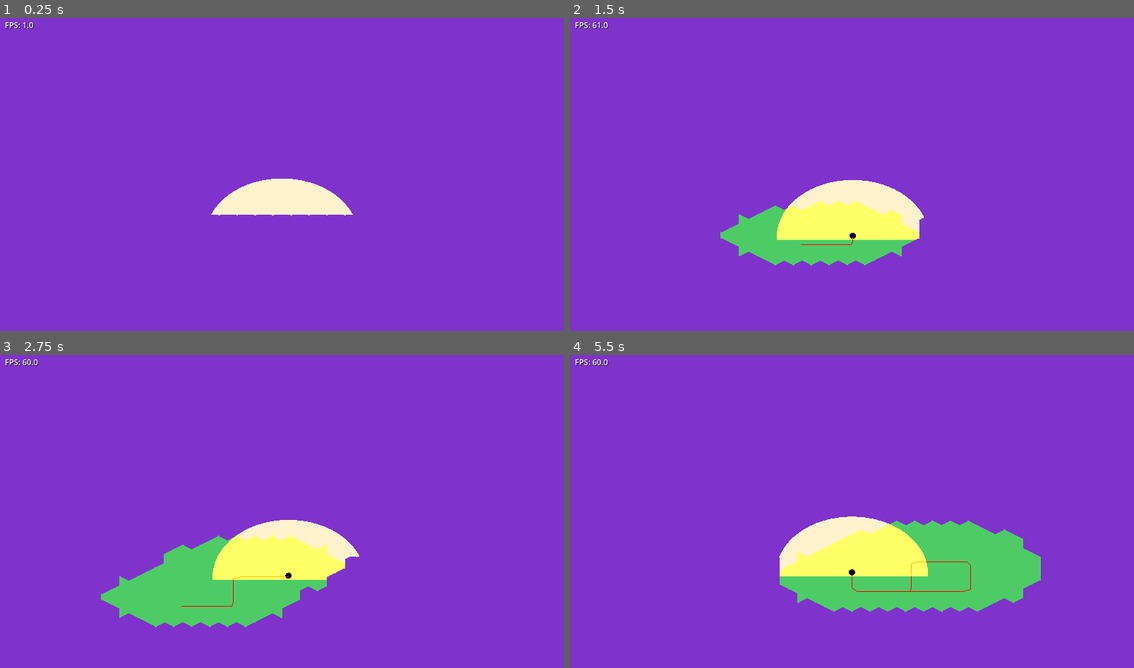
Above: before the commit, frames 1-4 (two rows, left to right).
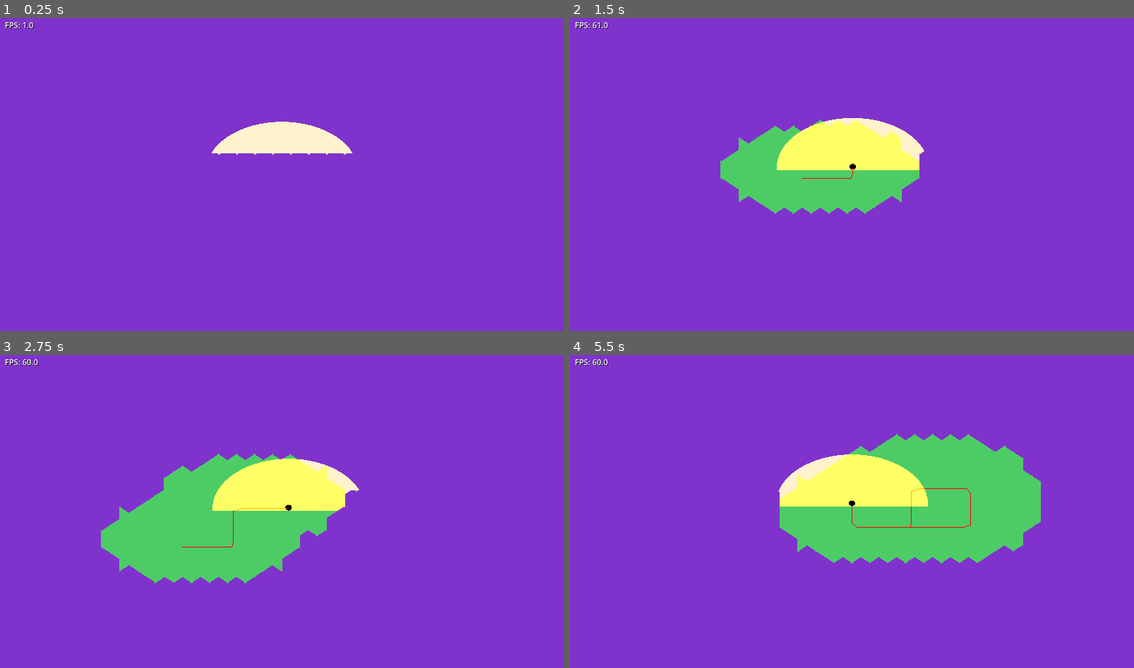
Above: after the commit, the same moments.

Repository: emersonh16/dastardlyfuck
Game: Godot game, scene res://scenes/test/test_miasma.tscn
The game is run twice, just before and just after one commit, with the same random seed, the same clock (stepped at 60 frames per second) and the same inputs.
Inputs:
- Up to frame 1 (0.25 s): no input
- Up to frame 2 (1.5 s): hold Right (ui_right) 0.53-1.28 s; hold Down (ui_down) from 1.28 s (still down)
- Up to frame 3 (2.75 s): release Down (ui_down) at 2.03 s; hold Right (ui_right) from 2.03 s (still down)
- Up to frame 4 (5.5 s): release Right (ui_right) at 2.78 s; hold Up (ui_up) 2.78-3.53 s; hold Left (ui_left) 3.53-5.03 s; hold Down (ui_down) from 5.03 s (still down)

The runs differ from the first frame. In frame 1, 4.0% of the frame differs, in the area x 37-63%, y 33-64%; in frame 2, 14%; in frame 3, 17%; in frame 4, 21%, in the area x 36-84%, y 25-83%.

Commit message:
we building. working beautifully. player centered no miasma camera jitter

Diff:
--- a/scripts/camera/camera_follower.gd
+++ b/scripts/camera/camera_follower.gd
@@ -9,6 +9,10 @@
 # Isometric angles
 var elevation: float = deg_to_rad(30.0)  # How high up
 var azimuth: float = deg_to_rad(45.0)    # Rotation around Y axis
+
+# Store the correct rotation once calculated
+var fixed_rotation_set: bool = false
+var fixed_rotation_value: Vector3 = Vector3.ZERO
 
 func _ready():
 	# Set up orthographic projection
@@ -55,14 +59,13 @@
 	# Smooth interpolation for position (but keep camera angle fixed)
 	position = position.lerp(desired_pos, 10.0 * delta)
 
-	# FIXED: Use look_at() to point at target, then lock rotation
+	# FIXED: Use look_at() to center on target, then lock rotation to prevent drift
 	look_at(target_pos, Vector3.UP)
 
-	# Immediately lock rotation to prevent drift
-	# Calculate fixed rotation from isometric angles
-	# The camera should always have the same rotation regardless of position
-	var fixed_rotation_y = azimuth  # 45 degrees around Y
-	var fixed_rotation_x = -elevation  # -30 degrees around X (negative because we're looking down)
+	# Store the correct rotation the first time (when camera is properly positioned)
+	if not fixed_rotation_set:
+		fixed_rotation_value = rotation
+		fixed_rotation_set = true
 
-	# Set fixed rotation (this prevents drift while maintaining correct orientation)
-	rotation = Vector3(fixed_rotation_x, fixed_rotation_y, 0.0)
+	# Always use the stored fixed rotation (prevents drift while maintaining centering)
+	rotation = fixed_rotation_value
